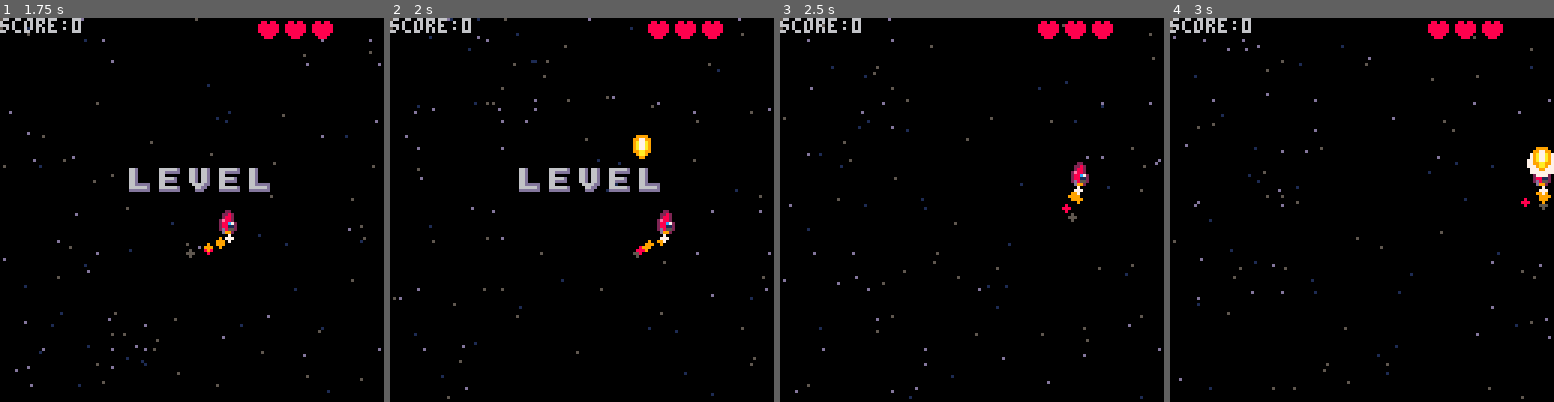
Above: before the commit, frames 1-4 (left to right).
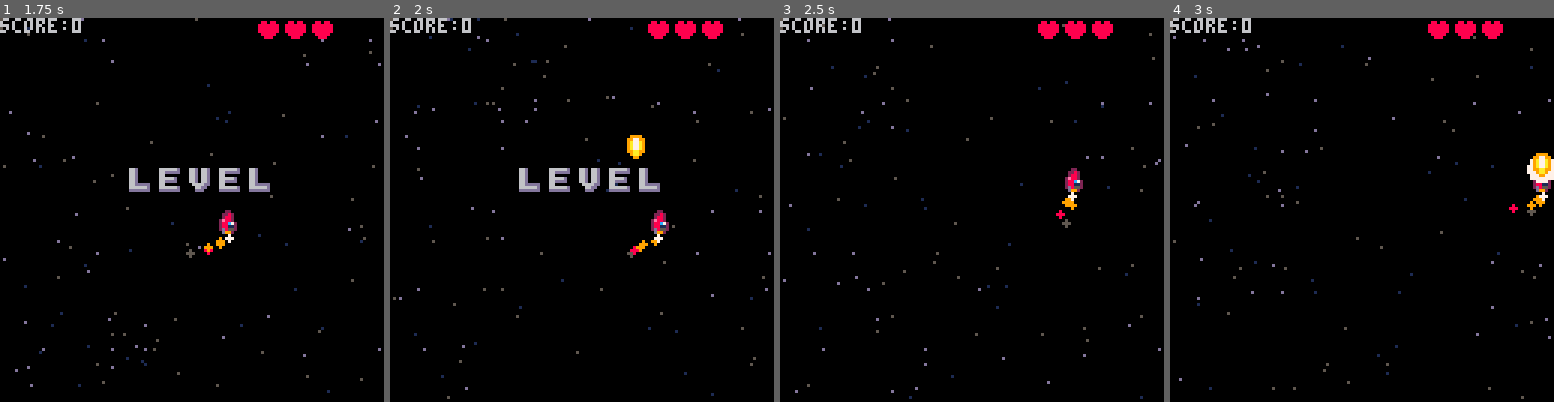
Above: after the commit, the same moments.

Repository: nevisdale/spacerunner
Game: PICO-8 cartridge spacerunner.p8
The game is run twice, just before and just after one commit, with the same random seed, the same clock (stepped at 60 frames per second) and the same inputs.
Inputs:
- Up to frame 1 (1.75 s): tap X (X key) at 0.33, 1.07 s; tap O (Z key) at 0.7, 1.7 s; hold Right from 1.6 s (still down)
- Up to frame 2 (2 s): keep holding Right; tap X (X key) at 1.85 s
- Up to frame 3 (2.5 s): release Right at 2.1 s; tap O (Z key) at 2.1 s; hold Up 2.15-2.42 s; hold Right from 2.47 s (still down)
- Up to frame 4 (3 s): keep holding Right; tap O (Z key) at 2.5, 2.9 s; tap X (X key) at 2.97 s

Frame 1 is identical in both runs. In frame 2, 0.9% of the frame differs, in the area x 61-75%, y 30-63%; in frame 3, 0.6%; in frame 4, 0.7%.

Commit message:
press 4 to slow down a player

Diff:
--- a/screens/game.lua
+++ b/screens/game.lua
@@ -32,6 +32,13 @@
                 add(player_bullets, bullet)
                 sfx(0)
             end)
+        end
+
+        -- if there are many enemies bullets
+        if btn(4) then
+            player.spd = 1
+        else
+            player.spd = 2
         end
 
         -- collision: enemies x player
